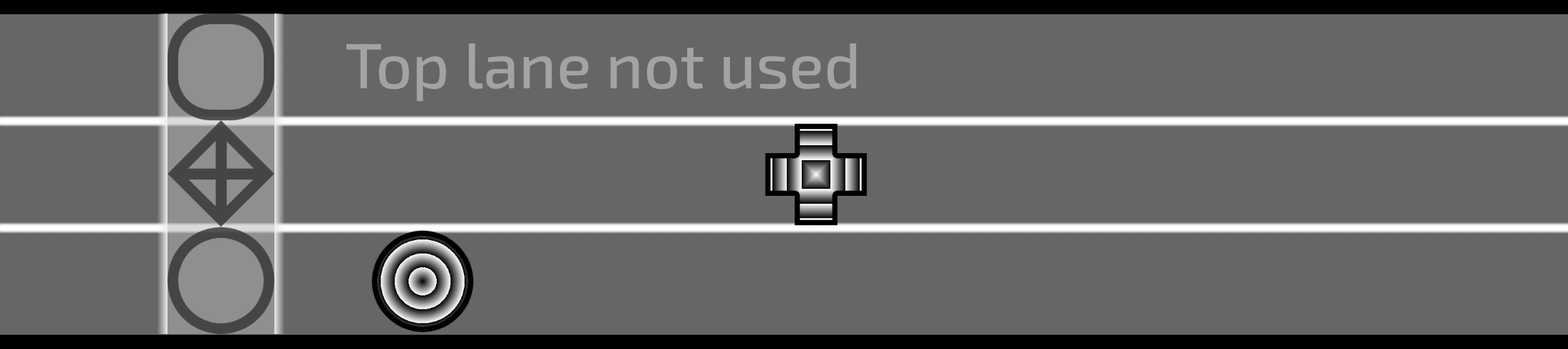
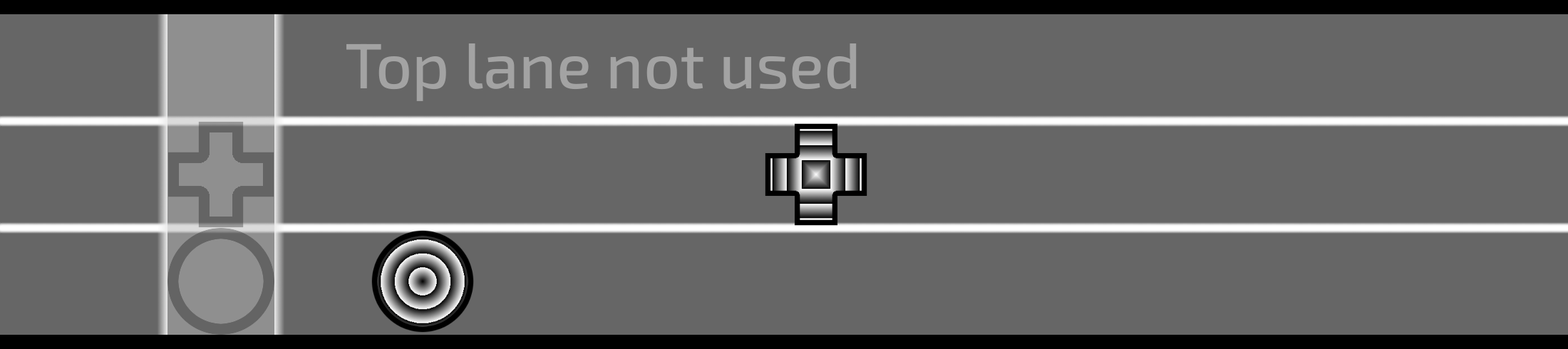
Revision of a layered 1568 × 349 image; what changed, layer by layer:
added layer "Impact Icons" (30%) above "Impact BG" over [167, 121, 275, 335]
added layer "Impact BG" above "Impact Frame" over [166, 14, 276, 335]
added layer "Impact Frame" above "Note2" over [157, 14, 285, 335]
hid "ImpactZone.png" over [157, 13, 285, 335]
